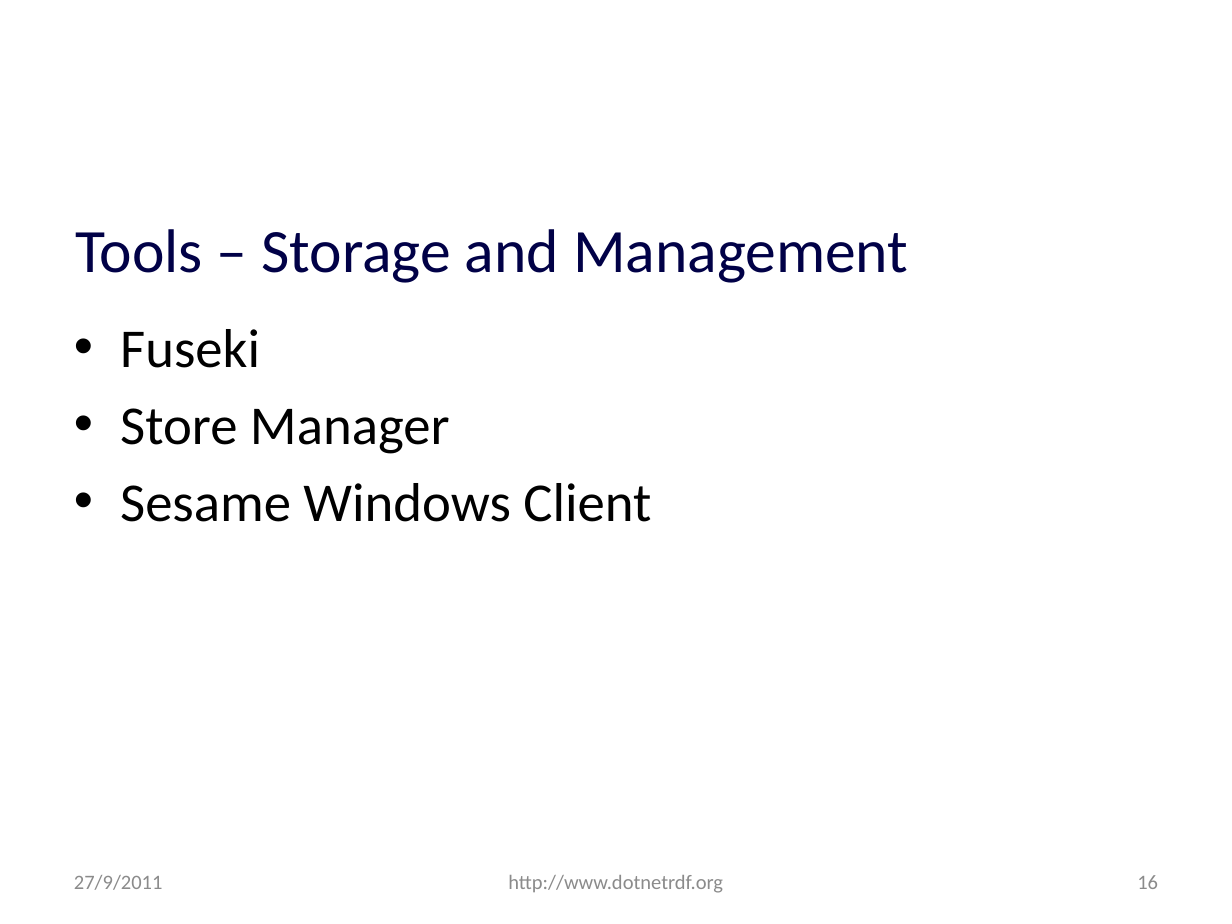
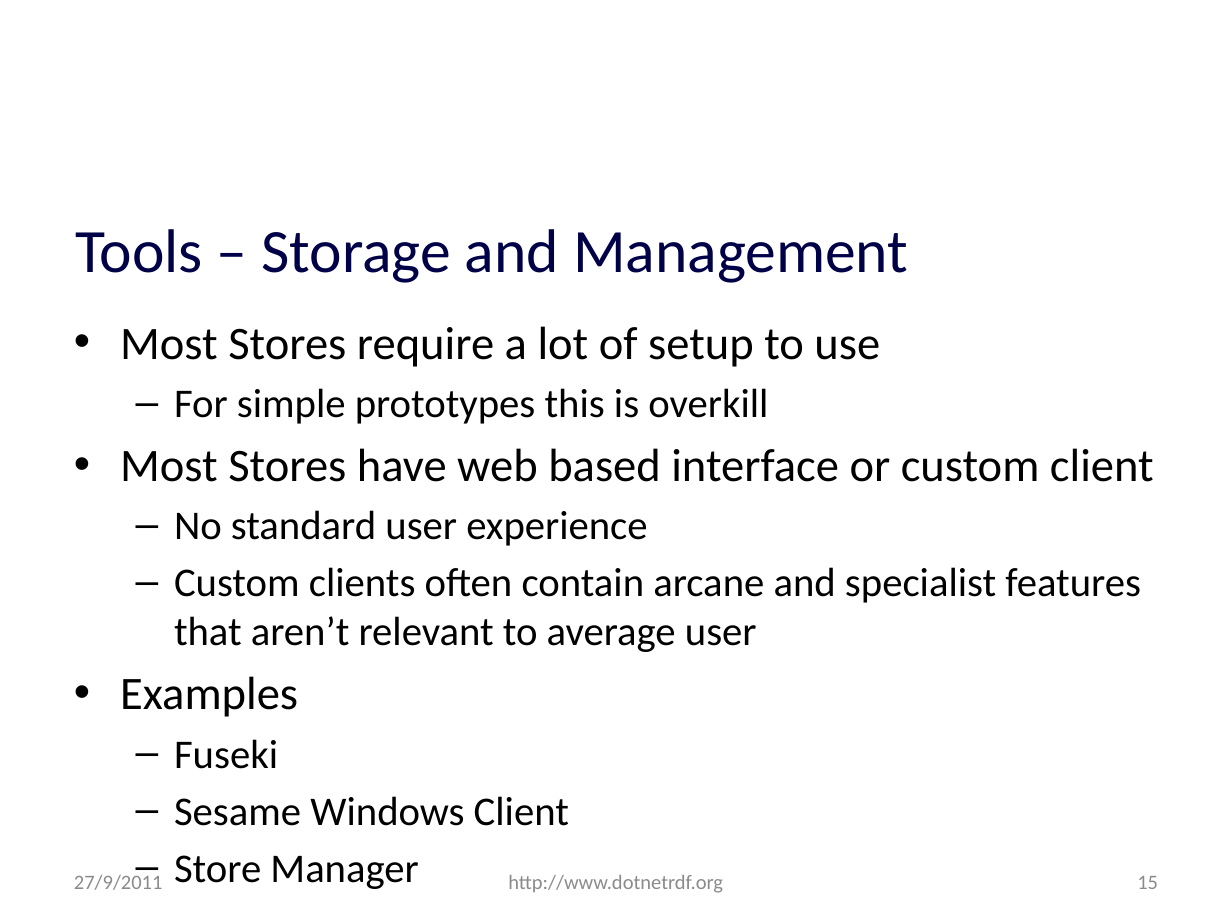
Before and after one commit to JohnGoldsmith/dotnetrdf-wiki, a slide deck: slide 15 of Slides/London SemWeb Meetup Talk Sept 2011.pptx (slide 16 before the commit). Drawn at 1232x924 pixels with LibreOffice and Linux fonts; fonts in the diff are those of the drawing; background and template pictures are left out. Boxes give left, top, right and bottom in pixels: in the first picture for what was removed or moved away, otherwise in the second. Text is boxed around its words. In the diff, an @@ line names an element or a change of style, - is before the commit and + after.

Commit message:
More prototype work on revised New Connection Interface for Store Manager

```diff
--- a/Slides/London SemWeb Meetup Talk Sept 2011.pptx
+++ b/Slides/London SemWeb Meetup Talk Sept 2011.pptx
@@ text at [120, 326, 1154, 717]: paragraphs added @@
+• Most Stores require a lot of setup to use
+  – For simple prototypes this is overkill
+• Most Stores have web based interface or custom client
+  – No standard user experience
+  – Custom clients often contain arcane and specialist features that aren’t relevant to average user
+• Examples
@@ text at [120, 483, 651, 522]: paragraph removed @@
-• Sesame Windows Client
@@ text at [174, 739, 278, 769]: size 32 to 23.8 pt in "Fuseki", "Store Manager"; bullet • to –; list level 1 to 2 in "Fuseki"; list level 1 to 2 in "Store Manager" @@
@@ text at [174, 796, 569, 826]: paragraph added @@
+  – Sesame Windows Client
@@ page number at [1137, 876, 1158, 889]: text changed @@
-16
+15
```
Also in this commit, not shown: 5 other slides changed, 1 slide removed.
